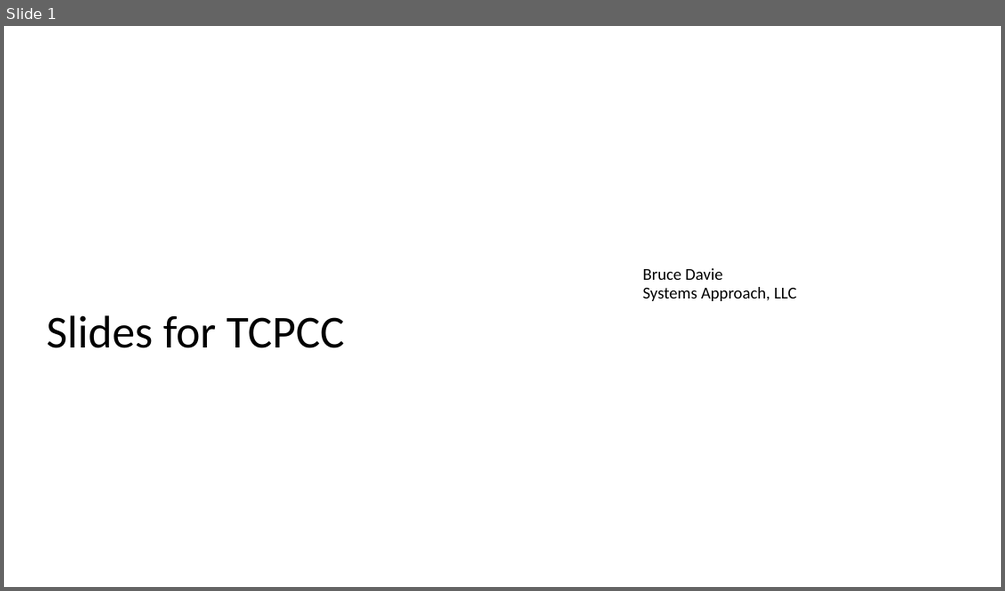
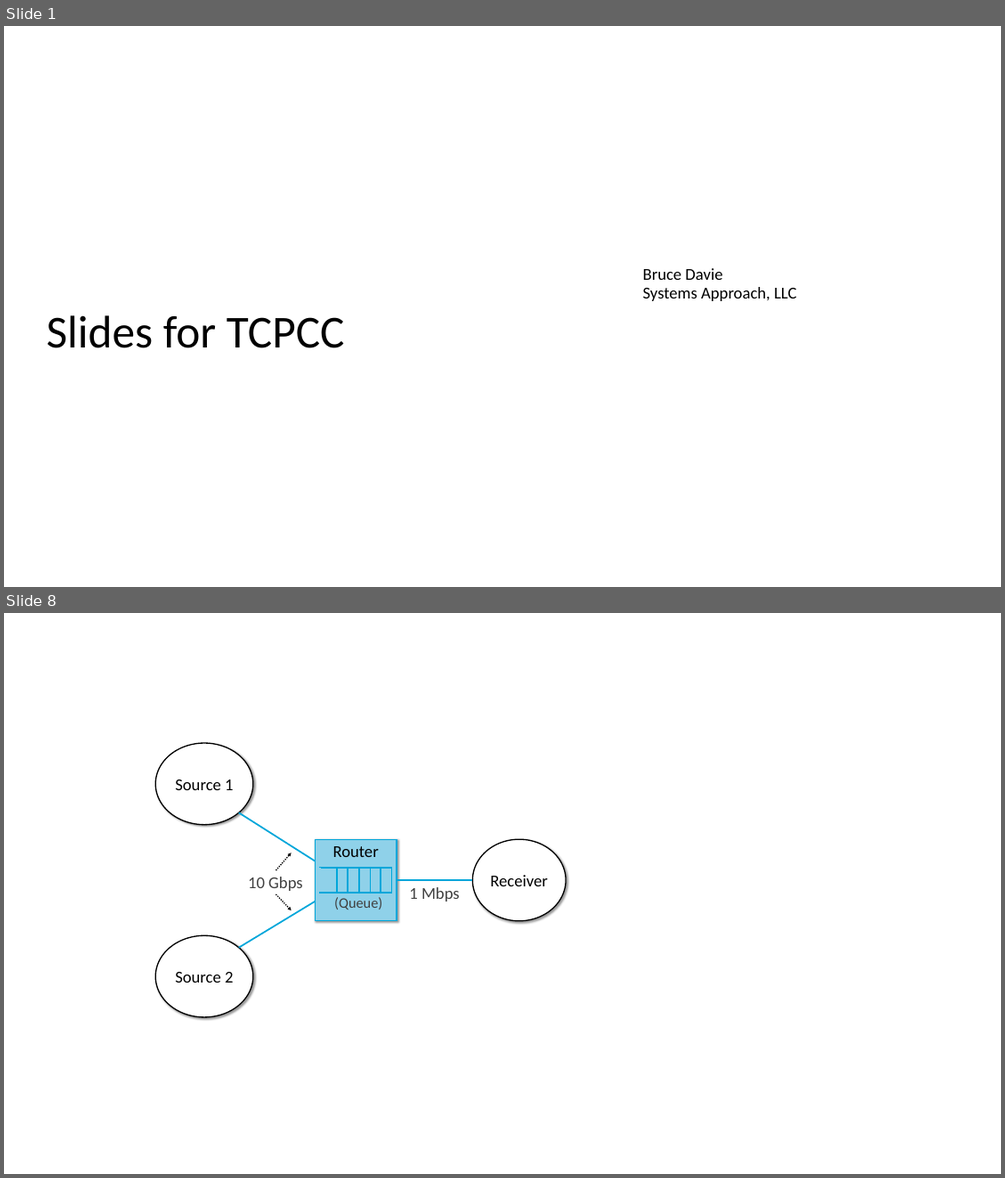
Before and after one commit to SystemsApproach/tcpcc, a slide deck: figures/Figure-sources.pptx. Shown one above the other, each under a label of ours: slide 1 before the commit, slides 1 and 8 after it; the slides between them are not shown. The pictures are 1005x591 and 1005x1178 pixels, drawn with LibreOffice and Linux fonts; fonts in the diff are those of the drawing; background and template pictures are left out. Boxes give left, top, right and bottom in pixels: in the first picture for what was removed or moved away, otherwise in the second. Text is boxed around its words. In the diff, an @@ line names an element or a change of style, - is before the commit and + after.

```diff
--- a/figures/Figure-sources.pptx
+++ b/figures/Figure-sources.pptx
@@ slide 8 added at box(4, 613, 1001, 1174), background #FFFFFF @@
@@ ellipse added at box(155, 743, 253, 825), fill #FFFFFF, outline #000000 2.25 pt, 32 pt, text #000000 @@
+Source 1
@@ line added from (239, 812) to (315, 860), #00A6DA 3 pt @@
@@ arrow added from (275, 870) to (291, 852), #000000 2.25 pt dashed @@
@@ rectangle added at box(315, 839, 396, 921), fill #8FD1E9, outline #00A6DA 2.25 pt, 32 pt, text #000000 @@
+Router
@@ ellipse added at box(472, 839, 566, 921), fill #FFFFFF, outline #000000 2.25 pt, 32 pt, text #000000 @@
+Receiver
@@ text added at box(248, 876, 303, 891), 32 pt, text #414141 @@
+10 Gbps
@@ group added at box(320, 868, 391, 892): 6 lines, 1 rectangle @@
@@ line added from (239, 948) to (315, 901), #00A6DA 3 pt @@
@@ arrow added from (275, 894) to (291, 910), #000000 2.25 pt dashed @@
@@ text added at box(334, 897, 382, 909), 28 pt, text #414141 @@
+(Queue)
@@ line added from (472, 880) to (396, 880), #00A6DA 3 pt @@
@@ text added at box(409, 887, 460, 901), 32 pt, text #414141 @@
+1 Mbps
@@ ellipse added at box(155, 935, 253, 1017), fill #FFFFFF, outline #000000 2.25 pt, 32 pt, text #000000 @@
+Source 2
```
Also in this commit, not shown: 6 slides changed, 2 other slides added, 16 other files.
